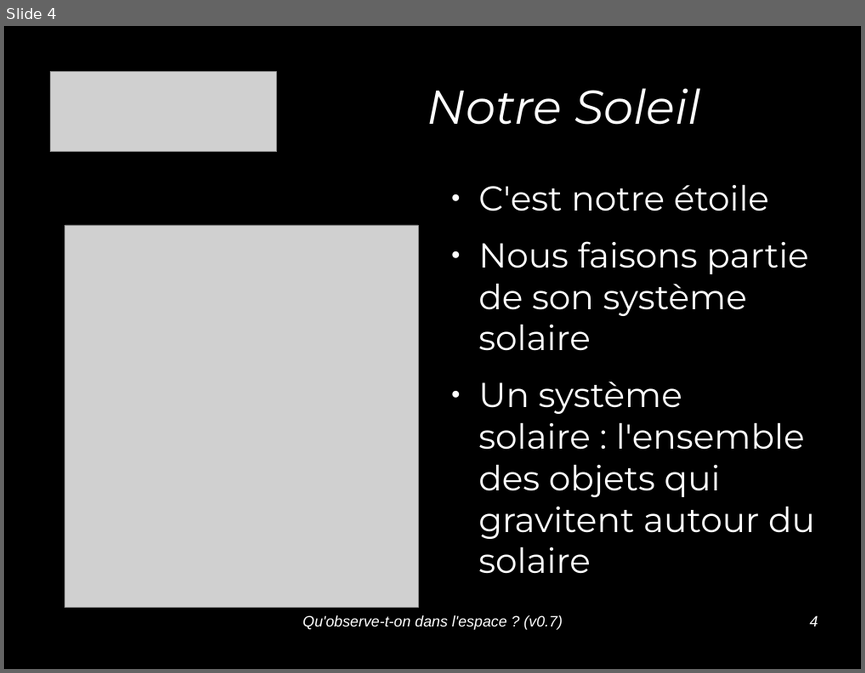
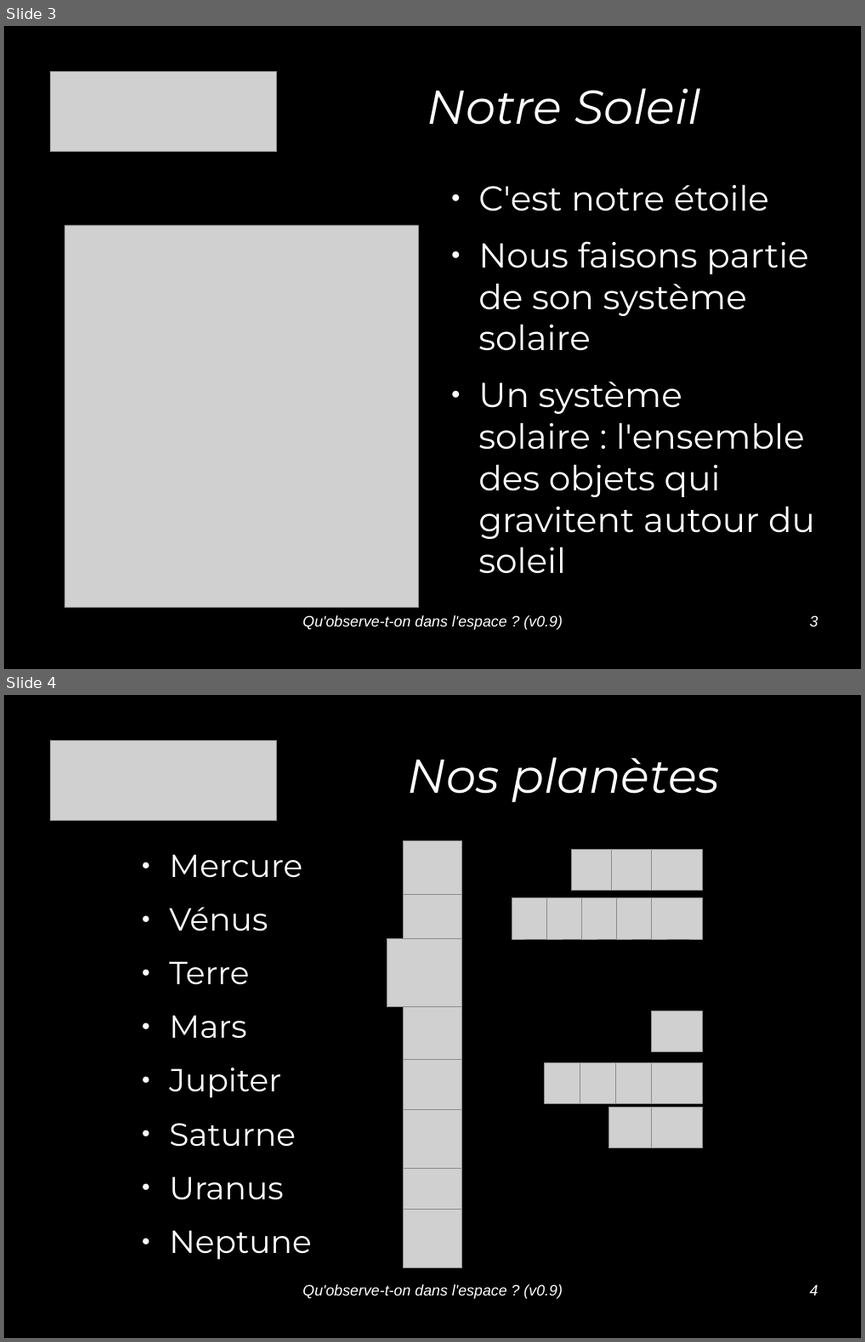
Before and after one commit to jcarnu/qf-astro, a slide deck: Ressources/Presentations/Qu_observe-t-on_dans_l_espace.odp. Shown one above the other, each under a label of ours: slide 4 before the commit, slides 3 and 4 after it. The pictures are 865x673 and 865x1342 pixels, drawn with LibreOffice and Linux fonts; fonts in the diff are those of the drawing; grey boxes stand for pictures; background and template pictures are left out. Boxes give left, top, right and bottom in pixels: in the first picture for what was removed or moved away, otherwise in the second. Text is boxed around its words. In the diff, an @@ line names an element or a change of style, - is before the commit and + after.

Commit message:
Correction suite à la lecture de Fred et de Vincent, ajout d'une Vue 3D, de la vue des planètes avec une nouvelle présentation

```diff
--- a/Ressources/Presentations/Qu_observe-t-on_dans_l_espace.odp
+++ b/Ressources/Presentations/Qu_observe-t-on_dans_l_espace.odp
@@ slide 4 added at [4, 695, 861, 1338], background #000000 @@
@@ picture added at [50, 741, 277, 821] @@
@@ title added at [408, 757, 720, 802], 44 pt, text #FFFFFF, italic @@
+Nos planètes
@@ picture added at [403, 841, 462, 900] @@
@@ text added at [169, 854, 311, 1259], 29.6 pt, text #FFFFFF @@
+● Mercure
+● Vénus
+● Terre
+● Mars
+● Jupiter
+● Saturne
+● Uranus
+● Neptune
@@ picture added at [572, 849, 622, 891] @@
@@ picture added at [612, 849, 663, 891] @@
@@ picture added at [652, 849, 702, 891] @@
@@ picture added at [403, 894, 462, 953] @@
@@ group added at [511, 898, 702, 939]: 5 pictures @@
@@ picture added at [387, 939, 463, 1007] @@
@@ picture added at [403, 1006, 462, 1065] @@
@@ picture added at [652, 1011, 702, 1053] @@
@@ picture added at [403, 1060, 462, 1119] @@
@@ group added at [545, 1063, 702, 1104]: 4 pictures @@
@@ picture added at [403, 1110, 462, 1168] @@
@@ picture added at [609, 1107, 659, 1148] @@
@@ picture added at [652, 1107, 702, 1148] @@
@@ picture added at [403, 1159, 462, 1219] @@
@@ picture added at [403, 1209, 462, 1268] @@
@@ text added at [302, 1284, 562, 1299], 14 pt, text #FFFFFF, italic @@
+Qu'observe-t-on dans l'espace ? (v0.9)
@@ page number added at [810, 1284, 818, 1295], 14 pt, text #FFFFFF, italic @@
+4
@@ what was slide 4 is now slide 3 @@
@@ slide 3 changed as well @@
@@ text at [478, 381, 815, 573]: text changed @@
-● Un système solaire : l'ensemble des objets qui gravitent autour du solaire
+● Un système solaire : l'ensemble des objets qui gravitent autour du soleil
@@ text at [302, 615, 562, 630]: text changed @@
-Qu'observe-t-on dans l'espace ? (v0.7)
+Qu'observe-t-on dans l'espace ? (v0.9)
@@ page number at [810, 615, 818, 626]: text changed @@
-4
+3
```
Also in this commit, not shown: 12 other slides changed, 2 slides removed, 10 other files.
